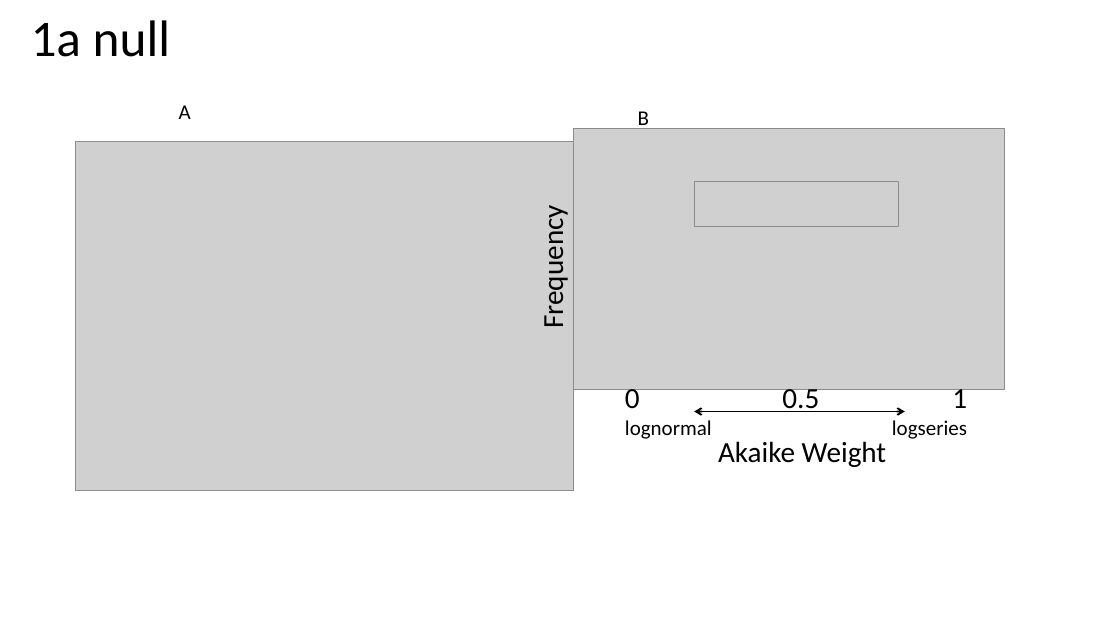
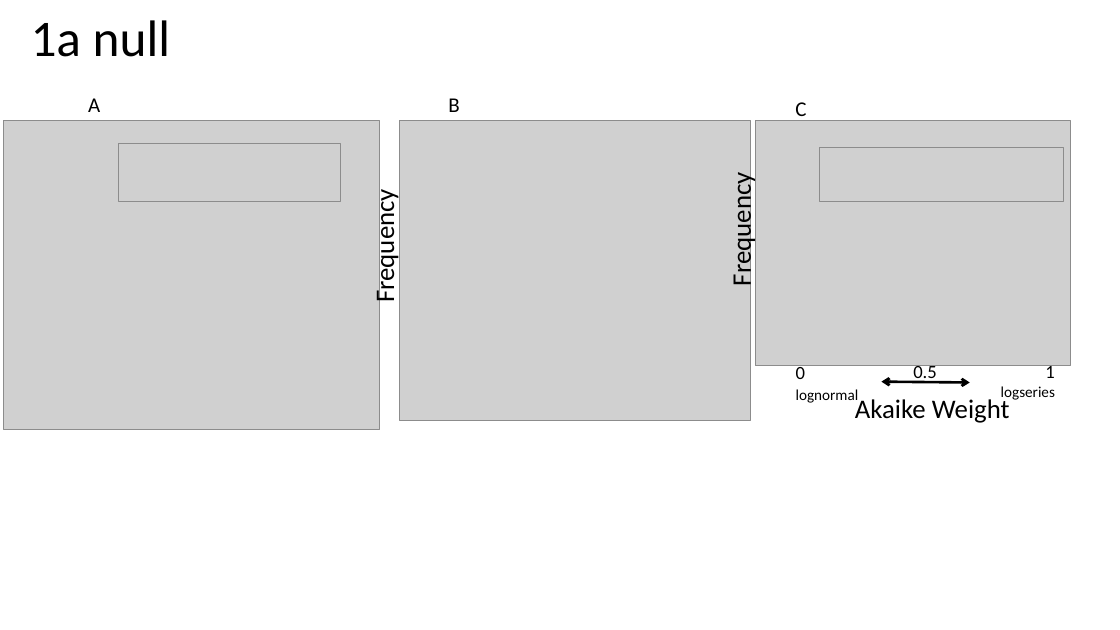
Before and after one commit to hurlbertlab/core-transient, a slide deck: slide 14 of output/plots/all_figs_with_legends.pptx. Drawn at 1120x630 pixels with LibreOffice and Linux fonts; fonts in the diff are those of the drawing; grey boxes stand for pictures. Boxes give left, top, right and bottom in pixels: in the first picture for what was removed or moved away, otherwise in the second. Text is boxed around its words. In the diff, an @@ line names an element or a change of style, - is before the commit and + after.

```diff
--- a/output/plots/all_figs_with_legends.pptx
+++ b/output/plots/all_figs_with_legends.pptx
@@ text "A": place and size @@
-text "A" at (179,105,191,119)
+text "A" at (88,98,100,112)
@@ text "B" rewrapped from (638,111,649,131) to (448,98,459,112) @@
@@ picture removed at (76,142,573,491) @@
@@ group added at (3,102,1070,429): 4 pictures, 2 texts @@
+C
+Frequency
@@ picture removed at (574,129,1005,389) @@
@@ picture: place and size @@
-picture at (694,181,898,227)
+picture at (820,148,1064,202)
@@ text "Frequency" at (369,200,402,300): size 25 to 23 pt @@
@@ text "Frequency": place and size @@
-text "Frequency" at (535,217,571,325)
+text "Frequency" at (369,200,402,300)
@@ text "0": place and size @@
-text "0" at (625,389,712,439)
+text "0" at (796,364,859,403)
@@ text "0" at (796,364,859,403): size 25 to 16 pt in "0"; size 18 to 13 pt @@
@@ text "0.5": place and size @@
-text "0.5" at (782,384,819,412)
+text "0.5" at (913,365,937,383)
@@ text "0.5" at (913,365,937,383): size 25 to 16 pt @@
@@ text "1": place and size @@
-text "1" at (892,384,967,439)
+text "1" at (1001,363,1055,402)
@@ text "1" at (1001,363,1055,402): size 25 to 16 pt in "1"; size 18 to 13 pt @@
@@ text "Akaike Weight": place and size @@
-text "Akaike Weight" at (718,441,887,467)
+text "Akaike Weight" at (855,396,1010,423)
@@ text "Akaike Weight" at (855,396,1010,423): size 25 to 23 pt @@
@@ double arrow moved from (694, 412) - (905, 412) to (881, 381) - (970, 382) @@
@@ double arrow (881, 381) - (970, 382): stroke #000000 1.5 pt to #000000 2.25 pt @@
```
Also in this commit, not shown: 5 other files.
